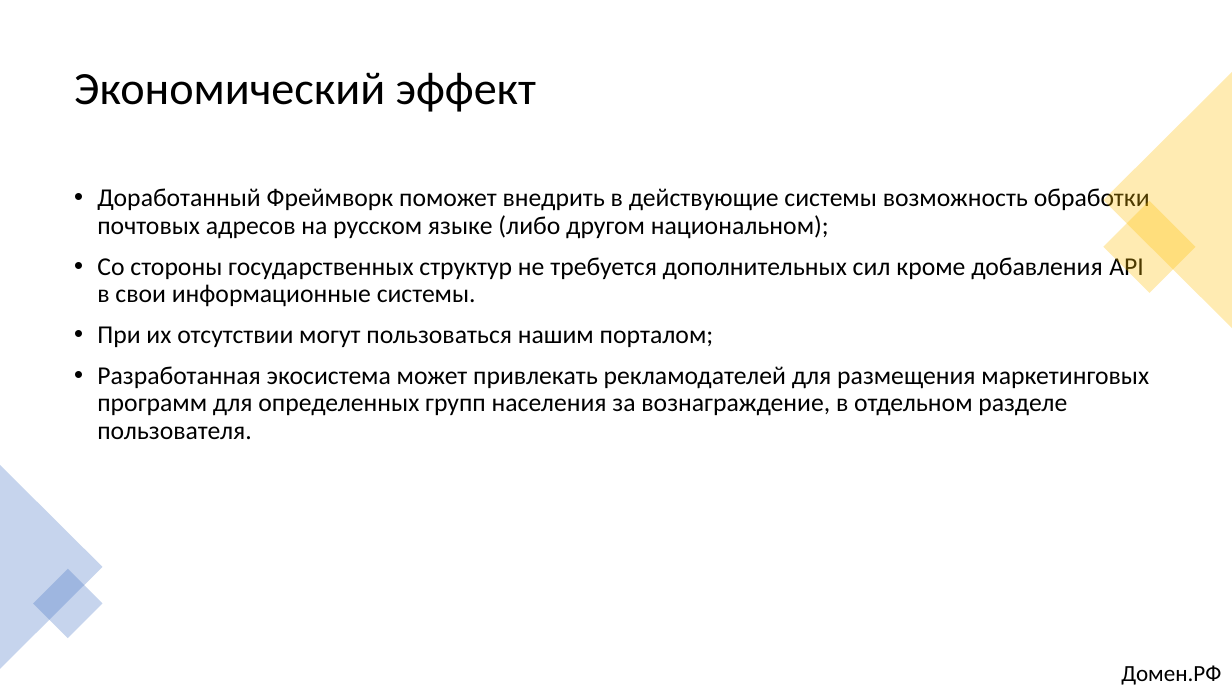
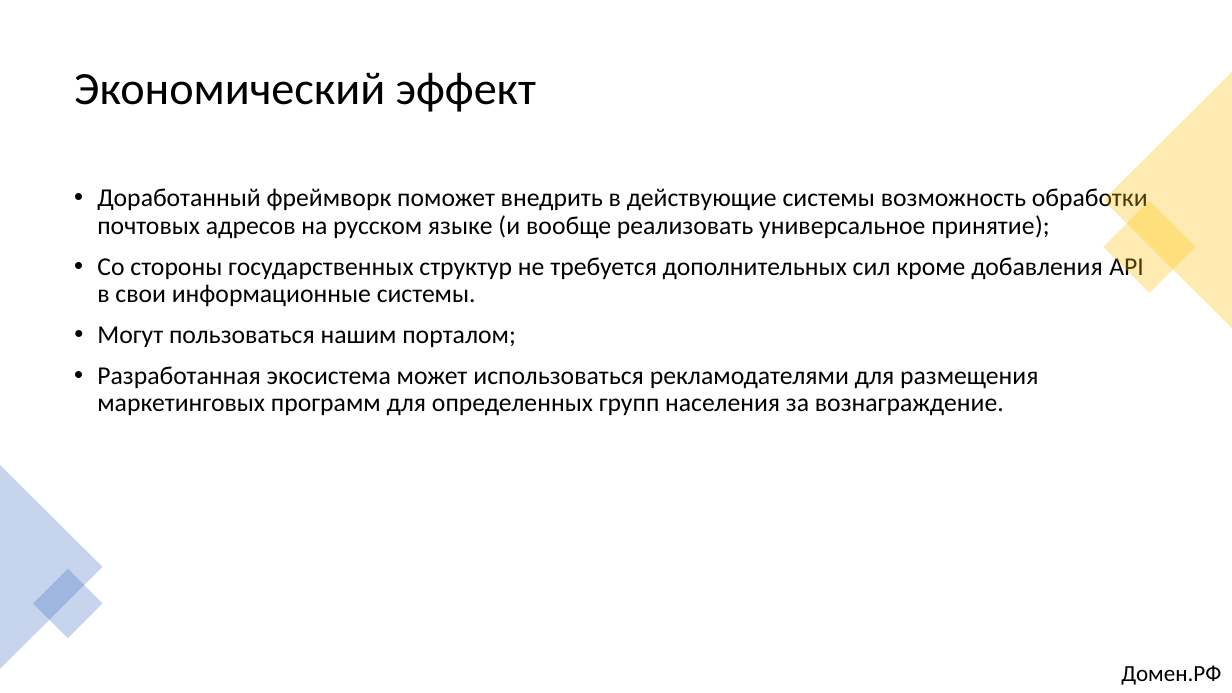
Before and after one commit to alexklippe/scryptedv2, a slide deck: slide 9 of Презентация_Команда Scrypted_кейс1.pptx. Drawn at 1232x693 pixels with LibreOffice and Linux fonts; fonts in the diff are those of the drawing. Boxes give left, top, right and bottom in pixels: in the first picture for what was removed or moved away, otherwise in the second. Text is boxed around its words. In the diff, an @@ line names an element or a change of style, - is before the commit and + after.

```diff
--- a/Презентация_Команда Scrypted_кейс1.pptx
+++ b/Презентация_Команда Scrypted_кейс1.pptx
@@ text at box(97, 186, 1148, 239): text changed @@
-• Доработанный Фреймворк поможет внедрить в действующие системы возможность обработки почтовых адресов на русском языке (либо другом национальном);
+• Доработанный фреймворк поможет внедрить в действующие системы возможность обработки почтовых адресов на русском языке (и вообще реализовать универсальное принятие);
@@ text at box(97, 326, 1038, 416): text changed @@
-• При их отсутствии могут пользоваться нашим порталом;
-• Разработанная экосистема может привлекать рекламодателей для размещения маркетинговых программ для определенных групп населения за вознаграждение, в отдельном разделе пользователя.
+• Могут пользоваться нашим порталом;
+• Разработанная экосистема может использоваться рекламодателями для размещения маркетинговых программ для определенных групп населения за вознаграждение.
```
Also in this commit, not shown: 8 other slides changed, 6 other files.
